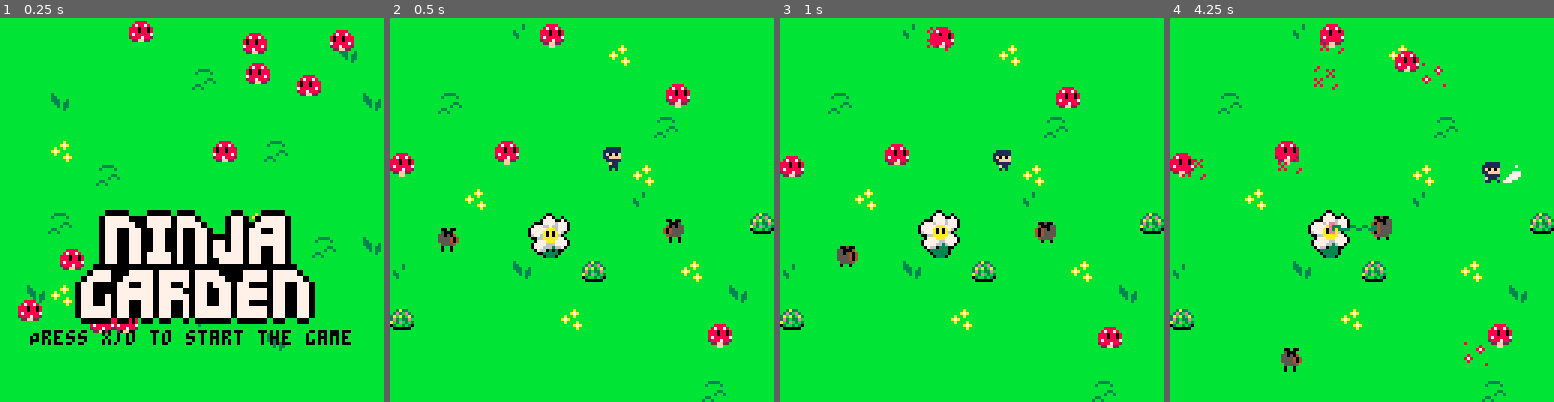
Above: before the commit, frames 1-4 (left to right).
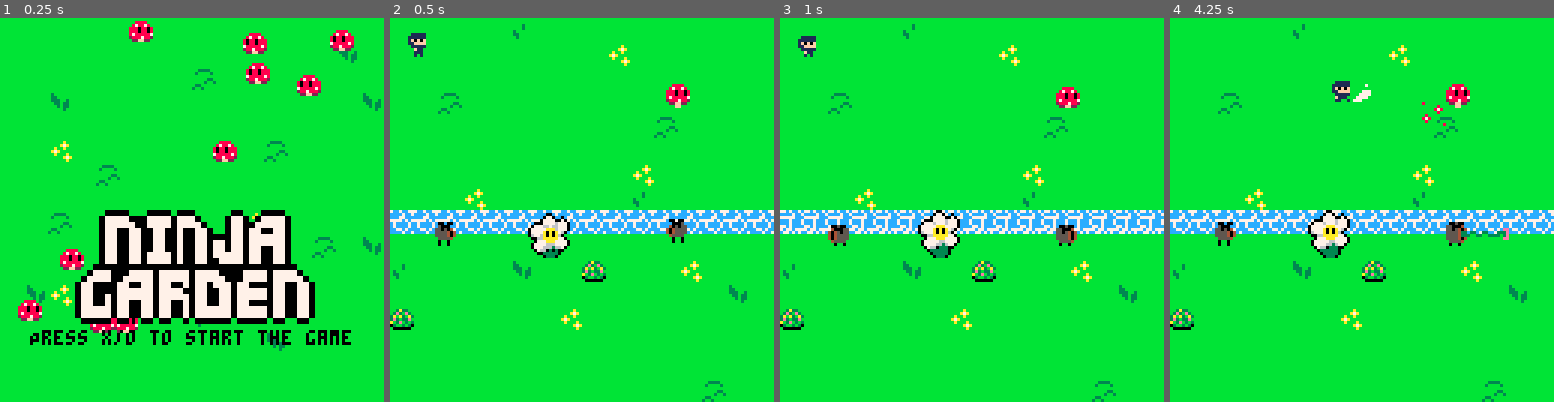
Above: after the commit, the same moments.

Repository: SnoozeTime/Spring2D_2025
Game: PICO-8 cartridge spring.p8
Two runs of this game, one before a commit and one after it. Both use one fixed random seed, a clock stepped at 60 frames per second and the inputs below.
Inputs:
- Up to frame 1 (0.25 s): no input
- Up to frame 2 (0.5 s): tap X (X key) at 0.33 s
- Up to frame 3 (1 s): tap O (Z key) at 0.7 s
- Up to frame 4 (4.25 s): tap X (X key) at 1.07, 1.85, 2.97, 4.08 s; hold Right 1.6-2.1 s; tap O (Z key) every 0.4 s from 1.7 to 4.1 s; hold Up 2.15-2.42 s; hold Right 2.47-3.03 s; hold Left 3.08-3.58 s; hold Down 3.63-3.97 s; hold Right from 4.02 s (still down)

Frame 1 is identical in both runs. In frame 2, 7.6% of the frame differs, in the area x 0-100%, y 1-86%; in frame 3, 7.9%; in frame 4, 9.3%, in the area x 0-100%, y 1-93%.

Commit message:
starts adding rivers

Diff:
--- a/game.lua
+++ b/game.lua
@@ -4,7 +4,9 @@
 end
 
 
-function game_init()
+function game_init(level_desc)
+
+  printh(LEVELS)
 
   -- set the new callbacks
   _update = game_update
@@ -18,11 +20,14 @@
            divisions = 10,
          }
 
+  -- rivers etc
+  env = river:new{}
+
   ninja = hero:new{
-           pos = {x = flr(rnd(120)), y = flr(rnd(120))},
+           pos = {x = level_desc.start_pos[1], y = level_desc.start_pos[2]},
            bounds = {w = 128, h = 128},
          }
-  for i=1,5 do
+  for i=1,level_desc.mushrooms do
     while true do  -- please don't take too long lmao
       local pos = {x = flr(rnd(120)), y = flr(rnd(120))}
       if shroom_grid:empty(pos) then
@@ -37,7 +42,7 @@
   spores = {}
 
   roses = {}
-  for i=1,1 do
+  for i=1,level_desc.roses do
     add(roses, rose:new{
       pos = {x = flr(rnd(120-rose.SIZE)), y = flr(rnd(120-rose.SIZE))},
     })
@@ -54,6 +59,7 @@
 function game_draw()
   rectfill(0,0,127,127,0)
   map()
+  env:draw()
   for i=1,#roses do
     roses[i]:draw()
   end
@@ -71,6 +77,7 @@
 end
 
 function game_update()
+  env:update()
   ninja:update(shroom_grid, vines)
   local dead_vines = {}
   for id,shroom in pairs(shroom_grid.grid) do
@@ -118,7 +125,7 @@
   -- Update the vines
   --------------------
   for i=1,#vines do
-    local message = vines[i]:update(ninja)
+    local message = vines[i]:update(ninja, env)
     if message then
       if message.id == vine.REMOVE then
         add(dead_vines, i)
--- a/levels.lua
+++ b/levels.lua
@@ -1,3 +1,9 @@
+
+LEVELS = {
+  {mushrooms=1, roses=1, start_pos={5,5}, vines=1, river={{0,64},{128,64}}}
+}
+
+
 function level_switch_init()
     _update = level_switch_update
     _draw = level_switch_draw
--- /dev/null
+++ b/rivers.lua
@@ -0,0 +1,59 @@
+
+river = {}
+
+
+function river:new(o)
+
+    -- river goes from one way
+    o = o or {}
+    setmetatable(o, self)
+    self.__index = self
+
+    o.sprites = {}
+
+    -- easy start - go from middle of screen- left to right
+    for i=0, 124, 8 do
+        add(o.sprites, { pos = {x = i, y = 64}, anim = anim:new{
+            t = 0,
+            trans_color = 5,
+            frame = 1,
+            frame_length = 10,
+            -- Only one frame.
+            frames = {54, 55},
+            w = 1,
+            h = 1,
+            loop = true,
+          }})
+    end
+
+    return o
+end
+
+
+function river:in_river(x, y, r)
+    for i=1,#self.sprites do
+        local ray = {x = self.sprites[i].pos.x - x, y = self.sprites[i].pos.y - y}
+        local distance = sqrt(ray.x*ray.x + ray.y*ray.y)
+        if distance < 8 + r then
+            return true
+        end
+    end
+
+    return false
+end
+
+
+
+function river:update()
+    for i=1,#self.sprites do
+        self.sprites[i].anim:update()
+    end
+
+end
+
+
+function river:draw()
+    for i=1,#self.sprites do
+        self.sprites[i].anim:draw(self.sprites[i].pos.x, self.sprites[i].pos.y)
+    end
+end
--- a/spring.p8
+++ b/spring.p8
@@ -1,6 +1,7 @@
 pico-8 cartridge // http://www.pico-8.com
 version 42
 __lua__
+#include levels.lua
 #include game.lua
 #include hero.lua
 #include anim.lua
@@ -13,7 +14,7 @@
 #include gameover.lua
 #include win.lua
 #include grid.lua
-#include levels.lua
+#include rivers.lua
 __gfx__
 66666666866666666866666666666666666666666666666666888866bbbbbbbb6666666600000000000000000000000000000000000000000000000000000000
 66666666666668668666868666666666666666666688886668788786bb3a33bb666ee26605444444000000000000000000000000000000000000000000000000
@@ -39,14 +40,14 @@
 0000000066111116666f116666666666666666666667777666777766555540466555546600000066666000000000005560000000000000000000000000000000
 0000000066f111666611116666666666666666666777766667777666655554666066066600000666055000000000065560000000000000000000000000000000
 00000000661166166661166666666666666666666666666677766666606606666066066600006600005500000000005000000000000000000000000000000000
-00000000600500666666666666666666bbbbbbbb6666666600000000000000000000000000000000000000000000000000000000000000000000000000000000
-00000000550004666666666666666666bbbbbabb6611111600000000000000000000000000000000000000000000000000000000000000000000000000000000
-000000005505404666666666666ee666bbbba7ab6111111600000000000000000000000000000000000000000000000000000000000000000000000000000000
-0000000055554336336633666333e666bbabbabb61f0f0f600000000000000000000000000000000000000000000000000000000000000000000000000000000
-0000000055554333663366333363e666ba7abbbb611fffff00000000000000000000000000000000000000000000000000000000000000000000000000000000
-000000005555404666666666666ee666bbabbbab6f11111600000000000000000000000000000000000000000000000000000000000000000000000000000000
-00000000655554666666666666666666bbbbba7a6661116600000000000000000000000000000000000000000000000000000000000000000000000000000000
-00000000606606666666666666666666bbbbbbab6616661600000000000000000000000000000000000000000000000000000000000000000000000000000000
+00000000600500666666666666666666bbbbbbbb666666667cc7cc7777c7cc7c0000000000000000000000000000000000000000000000000000000000000000
+00000000550004666666666666666666bbbbbabb66111116cccc7cc7cccc7cc70000000000000000000000000000000000000000000000000000000000000000
+000000005505404666666666666ee666bbbba7ab61111116ccc77ccc77777ccc0000000000000000000000000000000000000000000000000000000000000000
+0000000055554336336633666333e666bbabbabb61f0f0f67777c7c7ccc7ccc70000000000000000000000000000000000000000000000000000000000000000
+0000000055554333663366333363e666ba7abbbb611fffffc7cccc7cccc7ccc70000000000000000000000000000000000000000000000000000000000000000
+000000005555404666666666666ee666bbabbbab6f111116c7cccc7c77c7cccc0000000000000000000000000000000000000000000000000000000000000000
+00000000655554666666666666666666bbbbba7a66611166cc77c7cc7c77c7770000000000000000000000000000000000000000000000000000000000000000
+00000000606606666666666666666666bbbbbbab66166616cccc7cc7c77c7c7c0000000000000000000000000000000000000000000000000000000000000000
 55555555555555555555550055555555555555500555555500000000000000000000000000000000000000000000000000000000000000000000000000000000
 55555500555555555555507705505555555555077055055500000000000000000000000000000000000000000000000000000000000000000000000000000000
 55555077055055555555077770070555555550777700705500000000000000000000000000000000000000000000000000000000000000000000000000000000
--- a/state.lua
+++ b/state.lua
@@ -33,7 +33,7 @@
         shrooms[i].anim:update()
     end
 
-    if (btnp(❎)) then game_init() end
+    if (btnp(❎)) then game_init(LEVELS[1]) end
 end
 
 
--- a/vine.lua
+++ b/vine.lua
@@ -78,7 +78,7 @@
 end
 
 
-function vine:update(hero)
+function vine:update(hero, env)
     self.anim:update()
 
     if self.state == "walking" then
@@ -86,6 +86,12 @@
         if self.walk_counter > self.current_walk_frames then
             self.state = "shooting"
         else
+
+            -- check whether would cross the river.
+            if env:in_river(self.pos.x + self.dir.x*self.SPEED, self.pos.y + self.dir.y*self.SPEED, self.SIZE/2) then
+                self.dir.x *= -1
+                self.dir.y *= -1
+            end
 
             self.pos.x += self.dir.x*self.SPEED
             self.pos.y += self.dir.y*self.SPEED
Not shown, changed: Assets/Sprites/spritesheet.png
Not shown, changed: Assets/Sprites/spritesheet.pyxel
